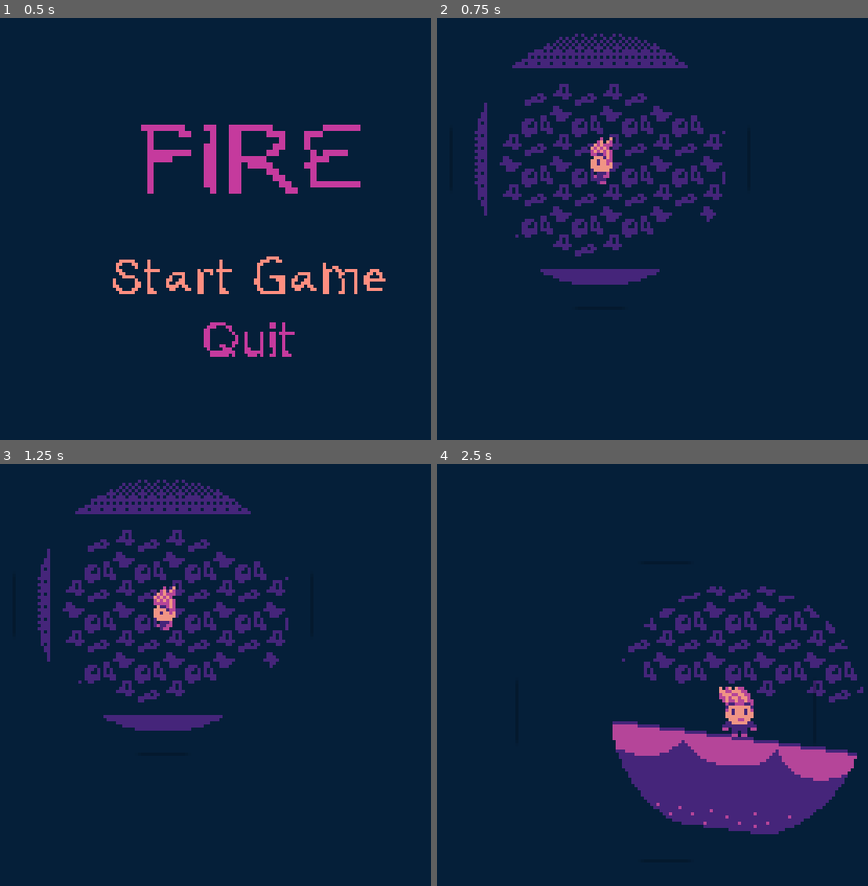
Above: before the commit, frames 1-4 (two rows, left to right).
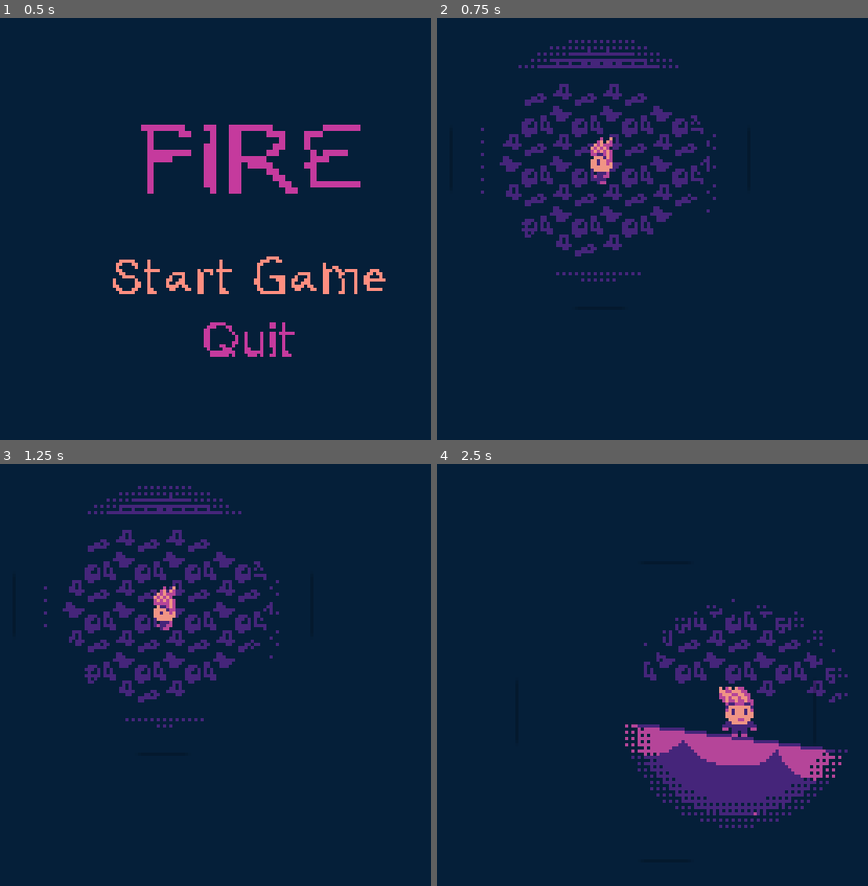
Above: after the commit, the same moments.

Repository: dallasschoff/game-jam-sept-2024
Game: Godot game, scene res://Scenes/Game.tscn
Two runs of this game, one before a commit and one after it. Both use one fixed random seed, a clock stepped at 60 frames per second and the inputs below. The engine's default icon, where the game draws it, is replaced by a stand-in: a white triangle on a blue panel in a dark square.
Inputs:
- Up to frame 1 (0.5 s): no input
- Up to frame 2 (0.75 s): click "Start Game" at 0.5 s
- Up to frame 3 (1.25 s): no input
- Up to frame 4 (2.5 s): hold Right (move_right) 1.28-2.03 s; tap Z (a_button) at 1.35, 2.1 s; hold Down (move_down) from 2.03 s (still down)

Frame 1 is identical in both runs. In frame 2, 2.4% of the frame differs, in the area x 8-67%, y 3-64%; in frame 3, 2.6%; in frame 4, 4.8%, in the area x 40-99%, y 28-88%.

Commit message:
Dithered light + flicker

Diff:
--- /dev/null
+++ b/Scenes/Player.gdshader
@@ -0,0 +1,14 @@
+shader_type canvas_item;
+
+void vertex() {
+	// Called for every vertex the material is visible on.
+}
+
+void fragment() {
+	// Called for every pixel the material is visible on.
+}
+
+//void light() {
+	// Called for every pixel for every light affecting the CanvasItem.
+	// Uncomment to replace the default light processing function with this one.
+//}
--- a/Scenes/lighting.gdshader
+++ b/Scenes/lighting.gdshader
@@ -1,5 +1,6 @@
 shader_type canvas_item;
 
+varying float flicker;
 varying vec2 world_position;
 uniform vec2 player_position;
 
@@ -37,13 +38,27 @@
 void fragment() {
 
 	vec2 wpUV = world_position.xy;
-	float radius = 40.5;
+	flicker = sin(TIME*2.0)*1.0;
+	float radius = flicker + 30.0;
+	float radius2 = flicker + 34.0;
+	float radius3 = flicker + 38.0;
 
 	COLOR = blue; //vec4(0.02,0.122,0.224,1);
 	// Called for every pixel the material is visible on.
+	if (distance(wpUV,player_position) < radius3 && ((mod(wpUV.x - player_position.x,2.0)<1.0)&&(mod(wpUV.y - player_position.y,2.0))<1.0)) {
+		COLOR = vec4(1,1,1,0);
+	}
+
+	//if (distance(wpUV,player_position) < radius2 && (mod((wpUV.x - wpUV.y + player_position.x - player_position.y),3)<1.0)) {
+	if (distance(wpUV,player_position) < radius2 && ((mod(wpUV.x - player_position.x,2.0)<1.0) || (mod(wpUV.y - player_position.y,2.0))<1.0)) {
+		COLOR = vec4(1,1,1,0);
+	}
+
 	if (distance(wpUV,player_position) < radius) {
 		COLOR = vec4(1,1,1,0);
 	}
+
+
 
 	//switch (colorMatch(COLOR)) {
 		//case 1:
@@ -66,4 +81,4 @@
 //void light() {
 	// Called for every pixel for every light affecting the CanvasItem.
 	// Uncomment to replace the default light processing function with this one.
-//
+//}
